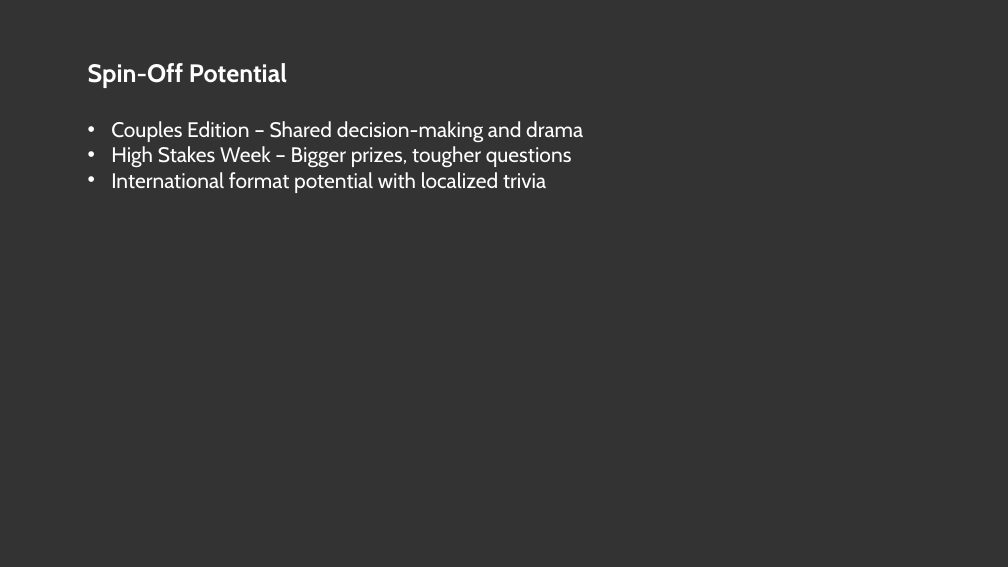
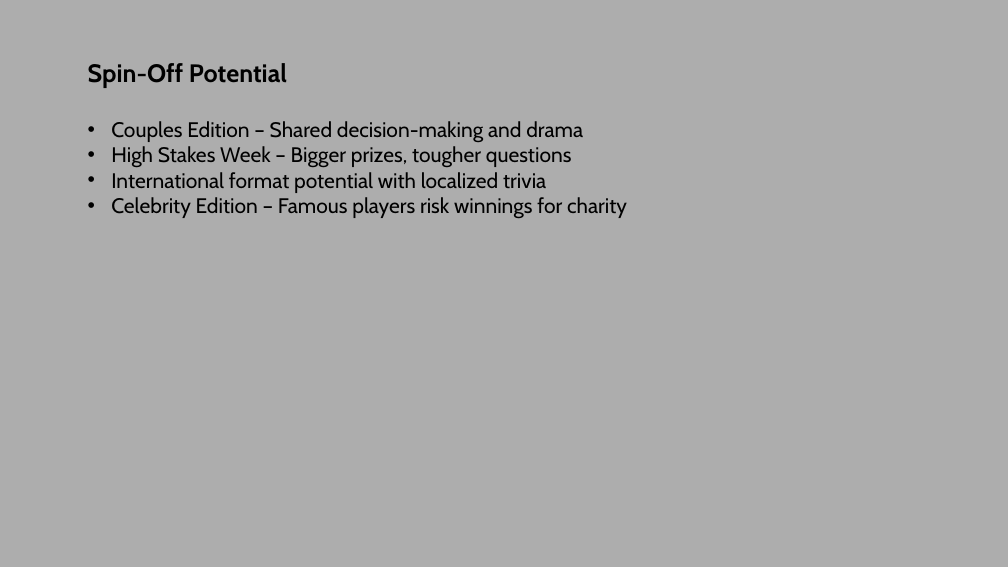
Before and after one commit to mikehardware/risk-vs-reward, a slide deck: slide 9 of risk-vs-reward/downloads/RvR Pitch Deck.pptx. Drawn at 1008x567 pixels with LibreOffice and Linux fonts; fonts in the diff are those of the drawing. Boxes give left, top, right and bottom in pixels: in the first picture for what was removed or moved away, otherwise in the second. Text is boxed around its words. In the diff, an @@ line names an element or a change of style, - is before the commit and + after.

```diff
--- a/risk-vs-reward/downloads/RvR Pitch Deck.pptx
+++ b/risk-vs-reward/downloads/RvR Pitch Deck.pptx
@@ background #333333 to #ADADAD @@
@@ text "Spin-Off Potential" at bbox=[88, 63, 287, 88]: text colour #FFFFFF to #000000 @@
@@ text at bbox=[111, 121, 583, 193]: text colour #FFFFFF to #000000 in "Couples Edition – Shared decision-making and drama", "High Stakes Week – Bigger prizes, tougher ...", "International format potential with localized trivia" @@
@@ text at bbox=[111, 197, 627, 218]: paragraph added @@
+• Celebrity Edition – Famous players risk winnings for charity
```
Also in this commit, not shown: 9 other slides changed, 13 other files.
